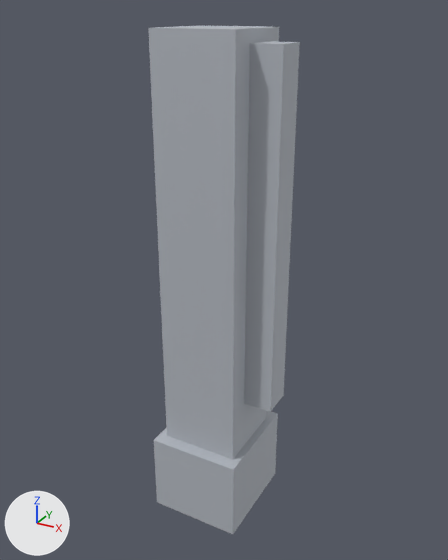
Before and after pictures for a commit that changed the glTF model models/parts/leg_upper.glb.
Rendered twice from a 50 mm lens placed at (0.517, -0.914, 0.028), pointed at (0.01, 0.008, -0.433). Arrows for +X, +Y and +Z are at lower left; the lights stay in place. The picture after the commit comes second. Vertices at exactly the same position are counted once.

Names of what the first picture shows: 'leg_upper'.
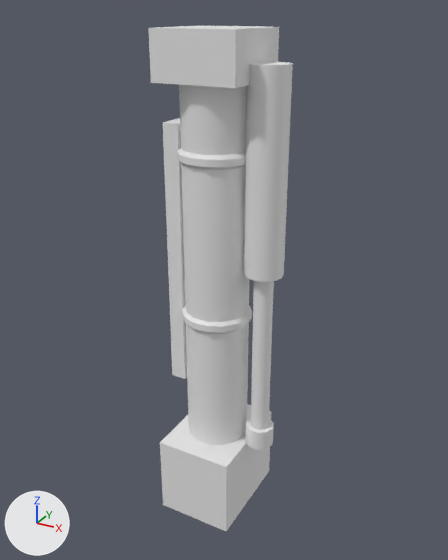
What changed in the scene script:
```text
Add mat_chrome:
    mat_chrome = principled_material('Chrome')
    mat_chrome.base_color = (0.8, 0.8, 0.8)  # white #e7e7e7
    mat_chrome.roughness = 0.6
Add mat_paint2:
    mat_paint2 = principled_material('Paint2')
    mat_paint2.base_color = (0.8, 0.8, 0.8)  # white #e7e7e7
    mat_paint2.roughness = 0.6
Add mat_dark:
    mat_dark = principled_material('Dark')
    mat_dark.base_color = (0.8, 0.8, 0.8)  # white #e7e7e7
    mat_dark.roughness = 0.6
Add mat_metal:
    mat_metal = principled_material('Metal')
    mat_metal.base_color = (0.8, 0.8, 0.8)  # white #e7e7e7
    mat_metal.roughness = 0.6
Change me_mesh_0:
    used by ob_leg_upper; location = (0.0, 0.0, 0.0)
    remove me_mesh_0.from_pydata(...)  # 24 vertices, 36 faces; spans x -0.09..0.13, y -0.1..0.1, z -0.92..0.0
    remove me_mesh_0.materials.append(mat_material_0)  # light grey #bcc0c8
    add me_mesh_0.from_pydata(...)  # 250 vertices, 388 faces; spans x -0.09..0.13, y -0.1..0.1, z -0.92..0.0
    me_mesh_0 part 1: a new loose piece, a box spanning x -0.09..-0.06, y -0.025..0.025, z -0.65..-0.15, in mat_dark (white #e7e7e7)
    me_mesh_0 part 2: a new loose piece, a box spanning x -0.075..0.075, y -0.1..0.1, z -0.92..-0.76, in mat_metal (white #e7e7e7)
    me_mesh_0 part 3: the loose piece of 8 vertices spanning x 0.07..0.13, y -0.03..0.03, z -0.66..-0.02 is rebuilt with 74 vertices and now spans x 0.06..0.13, y -0.035..0.035, z -0.76..-0.05
    me_mesh_0 part 4: a new loose piece of 60 vertices spanning x -0.066..0.066, y -0.064..0.064, z -0.212..-0.188, in mat_metal (white #e7e7e7)
    me_mesh_0 part 5: a new loose piece of 60 vertices spanning x -0.066..0.066, y -0.064..0.064, z -0.512..-0.488, in mat_metal (white #e7e7e7)
    me_mesh_0 part 6: a new loose piece of 32 vertices spanning x -0.06..0.06, y -0.058..0.058, z -0.78..-0.06, in mat_paint2 (white #e7e7e7)
    me_mesh_0 part 7
    12 vertices are removed from x -0.09..0.09, y -0.1..0.1, z -0.92..-0.76
    24 faces are deleted
    4 vertices are added at (0.075, -0.075, -0.08), (0.075, 0.075, -0.08), (-0.075, 0.075, -0.08), (-0.075, -0.075, -0.08)
    12 new faces join them, mat_metal (white #e7e7e7)
    add me_mesh_0.materials.append(mat_chrome)  # white #e7e7e7
    add me_mesh_0.materials.append(mat_dark)  # white #e7e7e7
    add me_mesh_0.materials.append(mat_metal)  # white #e7e7e7
    add me_mesh_0.materials.append(mat_paint2)  # white #e7e7e7
```

Location of each change, (x1, y1, x2, y2) in pixels of the pictures (448 x 560 px):
'leg_upper', reshaped: before (148, 26, 300, 534); after (148, 26, 293, 531)
part 1 of me_mesh_0, added: after (163, 118, 187, 379)
part 2 of me_mesh_0, added: after (160, 404, 271, 531)
part 3 of me_mesh_0, rebuilt (12% narrower): before (244, 41, 300, 412); after (244, 62, 293, 450)
part 4 of me_mesh_0, added: after (177, 148, 246, 170)
part 5 of me_mesh_0, added: after (182, 306, 252, 334)
part 6 of me_mesh_0, added: after (179, 85, 250, 445)
part 7 of me_mesh_0, cut back: before (148, 26, 279, 534); after (148, 26, 279, 88)
